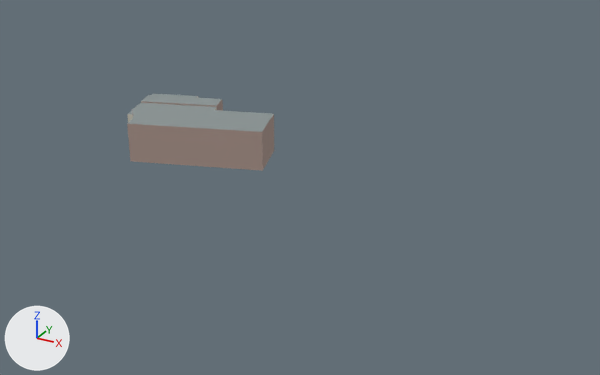
An edit to the glTF model game/assets/resources/districts/flushing/context-2--2.gltf, drawn before and after from the same camera.
The view is the same before and after, from a camera (50 mm lens) standing at (442.4, 0.7, 87.7) and looking at (347.8, 172.8, 1.6). Arrows for +X, +Y and +Z are at lower left; the lights stay in place. The picture after the commit comes second. Vertices at exactly the same position are counted once.

Before the edit, the objects in view are built like this:
```python
me_context_2__2 = bpy.data.meshes.new('context-2--2')
me_context_2__2.from_pydata(...)  # 44 vertices, 61 faces; spans x 275.8..331.4, y 169.0..209.6, z 0.0..11.3
# faces by material slot: [8, 8, 30, 15]
me_context_2__2.materials.append(mat_nyc_wall_0)  # beige #c7b1a0
me_context_2__2.materials.append(mat_nyc_wall_1)  # light grey #d0cdbf
me_context_2__2.materials.append(mat_nyc_wall_2)  # beige #ad978e
me_context_2__2.materials.append(mat_nyc_roof)  # grey #8b9595
ob_context_2__2 = bpy.data.objects.new('context-2--2', me_context_2__2)
ob_context_2__2.location = (0.0, 0.0, 0.0)
```
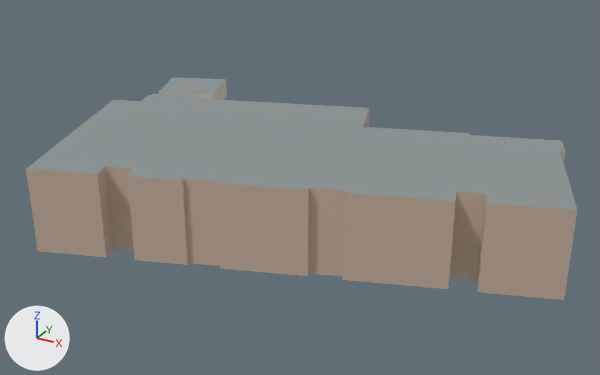
The change in detail:
me_context_2__2 is used by ob_context_2__2; location (0.0, 0.0, 0.0).
me_context_2__2 had 44 vertices, 61 faces and spanned x 275.8..331.4, y 169.0..209.6, z 0.0..11.3.
me_context_2__2 now has 108 vertices, 153 faces and spans x 267.9..419.5, y 116.7..232.8, z 0.0..19.9.
me_context_2__2 part 1: a new loose piece of 56 vertices spanning x 296.1..419.5, y 116.7..189.8, z 0.0..19.9.
Part 2, on me_context_2__2:
8 vertices are added at x 267.9..291.8, y 209.8..232.8, z 0.0..6.3.
8 new faces join them, mat_nyc_wall_1 (light grey #d0cdbf).
2 new faces join them, mat_nyc_roof (grey #8b9595).

Pixel boxes (x1, y1, x2, y2) of what changed, in the pictures (600 x 375 px):
'context-2--2', reshaped (273% wider, 187% taller)
    before: (127, 94, 274, 171)
    after: (26, 77, 577, 300)
part 1 of me_context_2__2, added
    after: (26, 97, 577, 300)
part 2 of me_context_2__2, added
    after: (158, 77, 227, 100)
